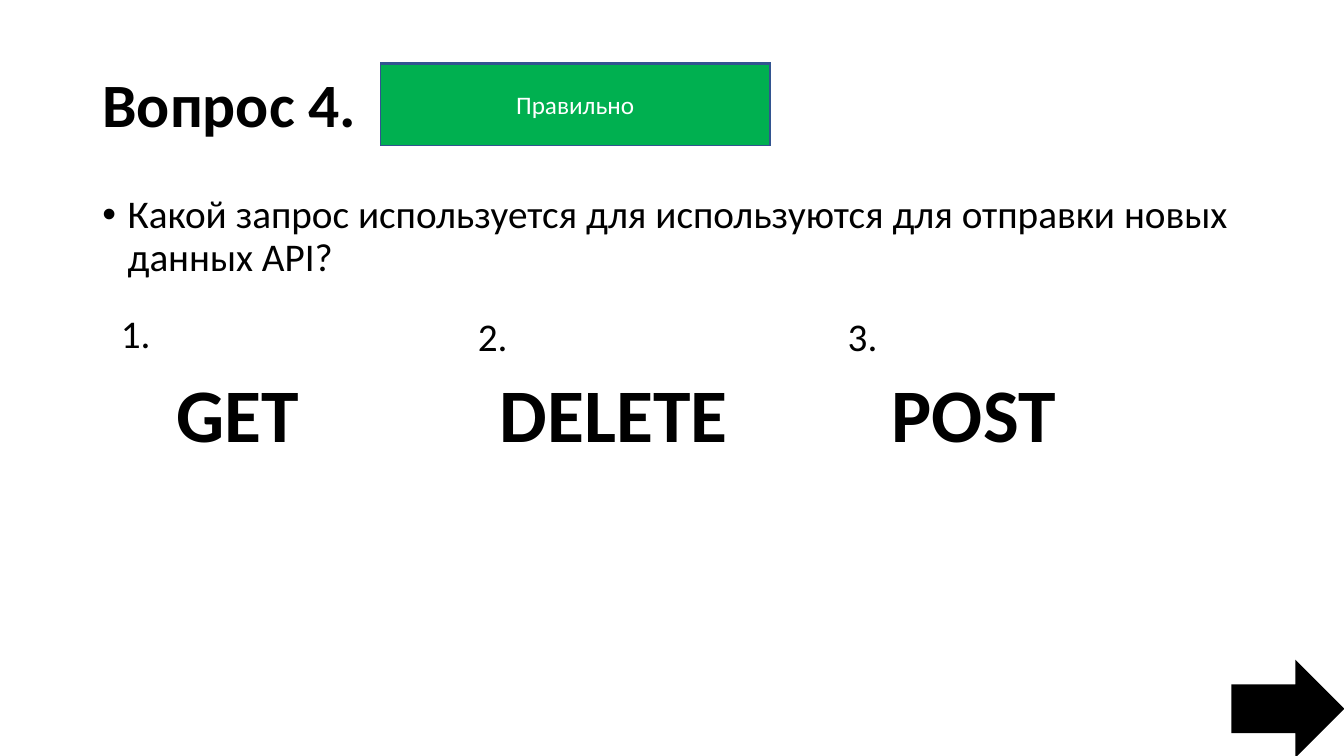
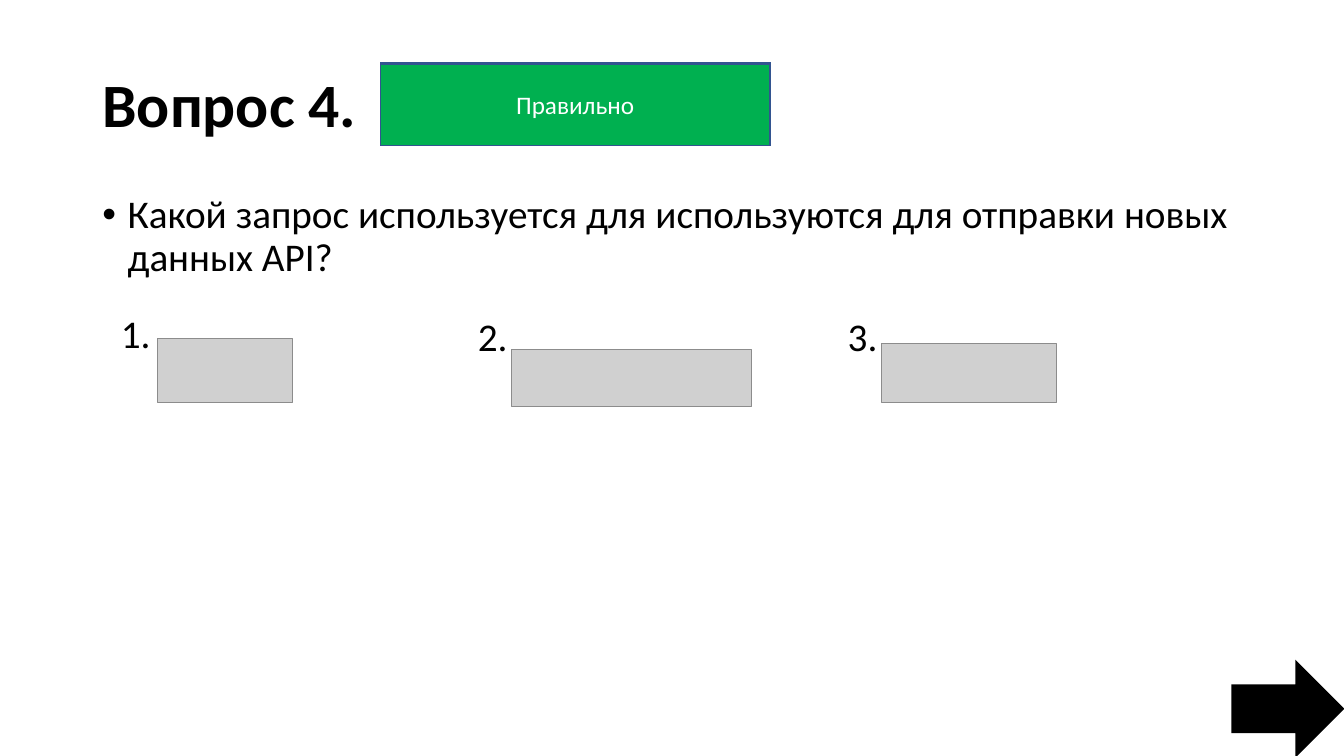
Before and after one commit to StepaN132/Game, a slide deck: slide 16 of Интерактивная игра.pptx (slide 14 before the commit). Drawn at 1344x756 pixels with LibreOffice and Linux fonts; fonts in the diff are those of the drawing; grey boxes stand for pictures. Boxes give left, top, right and bottom in pixels: in the first picture for what was removed or moved away, otherwise in the second. Text is boxed around its words. In the diff, an @@ line names an element or a change of style, - is before the commit and + after.

```diff
--- a/Интерактивная игра.pptx
+++ b/Интерактивная игра.pptx
@@ picture added at (158,339,292,403) @@
@@ picture added at (512,349,752,406) @@
@@ picture added at (882,344,1057,402) @@
@@ text removed at (177,392,299,443) @@
-GET
@@ text removed at (500,393,727,442) @@
-DELETE
@@ text removed at (892,392,1056,443) @@
-POST
```
Also in this commit, not shown: 4 other slides changed, 2 slides added.
